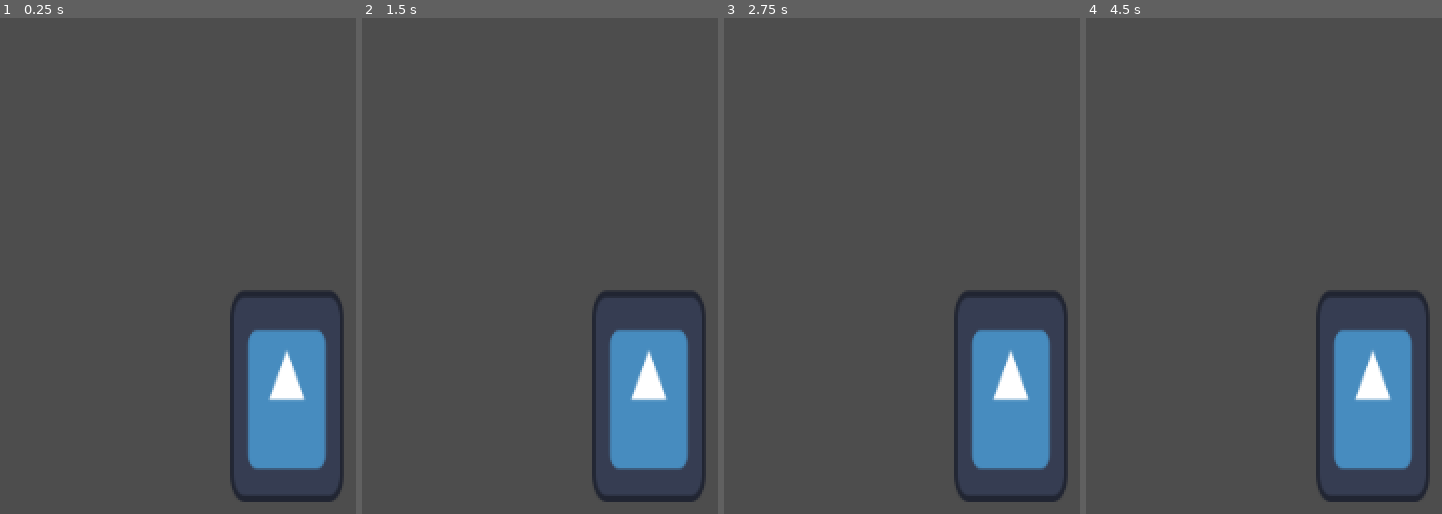
Above: before the commit, frames 1-4 (left to right).
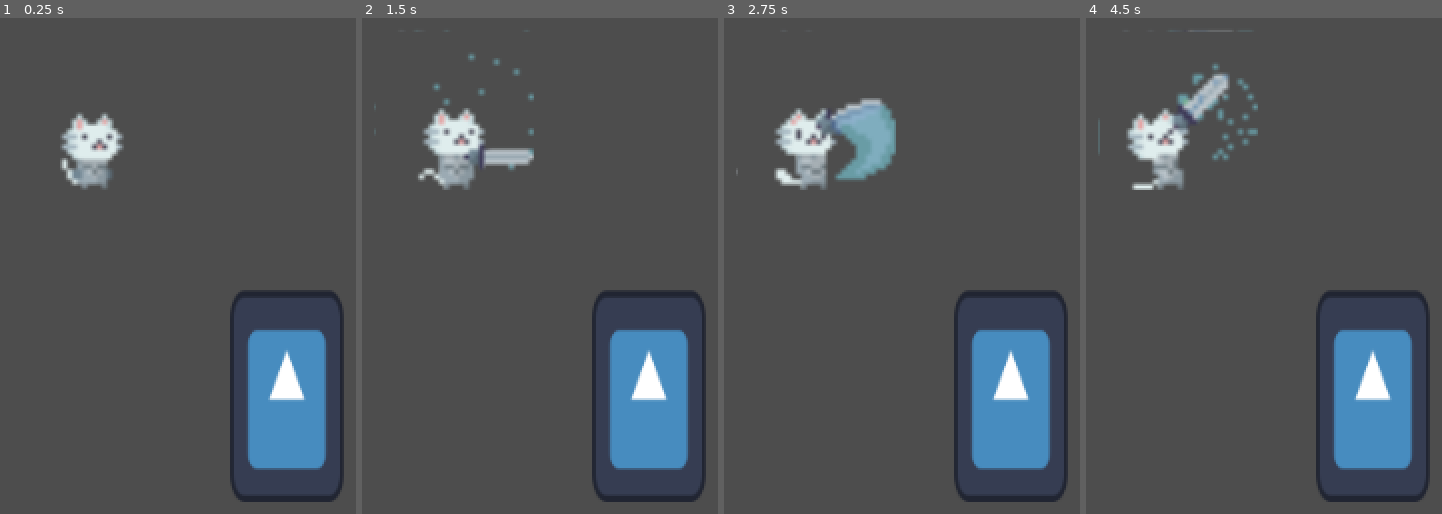
Above: after the commit, the same moments.

Repository: Sleeping-Robot-Games/Cats-Squared-Up
Game: Godot game, scene res://scenes/game.tscn
The game is run twice, just before and just after one commit, with the same random seed, the same clock (stepped at 60 frames per second) and the same inputs. The engine's default icon, where the game draws it, is replaced by a stand-in: a white triangle on a blue panel in a dark square.
Inputs:
- Up to frame 1 (0.25 s): no input
- Up to frame 2 (1.5 s): tap Enter at 0.5 s; tap L (punch, bound only after the commit) at 0.6, 1.35 s; hold S (down, bound only after the commit) from 1.28 s (still down)
- Up to frame 3 (2.75 s): release S (down, bound only after the commit) at 2.03 s; tap L (punch, bound only after the commit) at 2.1 s
- Up to frame 4 (4.5 s): tap L (punch, bound only after the commit) at 2.85, 3.6, 4.35 s; hold S (down, bound only after the commit) from 3.53 s (still down)

The runs differ from the first frame. In frame 1, 1.9% of the frame differs, in the area x 16-35%, y 18-35%; in frame 2, 2.8%; in frame 3, 4.2%, in the area x 3-49%, y 16-35%; in frame 4, 3.3%.

Commit message:
demo character scaffold

Diff:
--- a/project.godot
+++ b/project.godot
@@ -15,11 +15,65 @@
 config/features=PackedStringArray("4.0", "GL Compatibility")
 config/icon="res://icon.svg"
 
+[autoload]
+
+m="*res://scripts/move_sets.gd"
+
 [display]
 
 window/size/viewport_width=960
 window/size/viewport_height=540
 
+[importer_defaults]
+
+texture={
+"compress/channel_pack": 0,
+"compress/hdr_compression": 1,
+"compress/high_quality": false,
+"compress/lossy_quality": 0.7,
+"compress/mode": 0,
+"compress/normal_map": 0,
+"detect_3d/compress_to": 1,
+"mipmaps/generate": false,
+"mipmaps/limit": -1,
+"process/fix_alpha_border": true,
+"process/hdr_as_srgb": false,
+"process/hdr_clamp_exposure": false,
+"process/normal_map_invert_y": false,
+"process/premult_alpha": false,
+"process/size_limit": 0,
+"roughness/mode": 0,
+"roughness/src_normal": ""
+}
+
+[input]
+
+up={
+"deadzone": 0.5,
+"events": [null, Object(InputEventKey,"resource_local_to_scene":false,"resource_name":"","device":0,"window_id":0,"alt_pressed":false,"shift_pressed":false,"ctrl_pressed":false,"meta_pressed":false,"pressed":false,"keycode":0,"physical_keycode":87,"key_label":0,"unicode":0,"echo":false,"script":null)
+]
+}
+down={
+"deadzone": 0.5,
+"events": [Object(InputEventKey,"resource_local_to_scene":false,"resource_name":"","device":0,"window_id":0,"alt_pressed":false,"shift_pressed":false,"ctrl_pressed":false,"meta_pressed":false,"pressed":false,"keycode":0,"physical_keycode":83,"key_label":0,"unicode":0,"echo":false,"script":null)
+]
+}
+left={
+"deadzone": 0.5,
+"events": [Object(InputEventKey,"resource_local_to_scene":false,"resource_name":"","device":0,"window_id":0,"alt_pressed":false,"shift_pressed":false,"ctrl_pressed":false,"meta_pressed":false,"pressed":false,"keycode":0,"physical_keycode":65,"key_label":0,"unicode":0,"echo":false,"script":null)
+]
+}
+right={
+"deadzone": 0.5,
+"events": [Object(InputEventKey,"resource_local_to_scene":false,"resource_name":"","device":0,"window_id":0,"alt_pressed":false,"shift_pressed":false,"ctrl_pressed":false,"meta_pressed":false,"pressed":false,"keycode":0,"physical_keycode":68,"key_label":0,"unicode":0,"echo":false,"script":null)
+]
+}
+punch={
+"deadzone": 0.5,
+"events": [Object(InputEventKey,"resource_local_to_scene":false,"resource_name":"","device":0,"window_id":0,"alt_pressed":false,"shift_pressed":false,"ctrl_pressed":false,"meta_pressed":false,"pressed":false,"keycode":0,"physical_keycode":76,"key_label":0,"unicode":0,"echo":false,"script":null)
+]
+}
+
 [rendering]
 
 renderer/rendering_method="gl_compatibility"
--- a/scenes/game.tscn
+++ b/scenes/game.tscn
@@ -1,8 +1,13 @@
-[gd_scene load_steps=2 format=3 uid="uid://cxycrmlc2si5"]
+[gd_scene load_steps=3 format=3 uid="uid://cxycrmlc2si5"]
 
+[ext_resource type="PackedScene" uid="uid://d00gn2tfiviml" path="res://scenes/meow_knight.tscn" id="1_j211g"]
 [ext_resource type="PackedScene" uid="uid://bl3p34ygy8w5w" path="res://scenes/player.tscn" id="1_y2vc3"]
 
 [node name="Game" type="Node2D"]
 
 [node name="Player" parent="." instance=ExtResource("1_y2vc3")]
 position = Vector2(229, 411)
+
+[node name="MeowKnight" parent="." instance=ExtResource("1_j211g")]
+position = Vector2(107, 239)
+scale = Vector2(3, 3)
--- /dev/null
+++ b/scenes/meow_knight.tscn
@@ -0,0 +1,385 @@
+[gd_scene load_steps=25 format=3 uid="uid://d00gn2tfiviml"]
+
+[ext_resource type="Script" path="res://scripts/player.gd" id="1_cv5f2"]
+[ext_resource type="Texture2D" uid="uid://b5u8etl8yoxd1" path="res://assets/meow_knight/meow_knight.png" id="1_cyb24"]
+
+[sub_resource type="RectangleShape2D" id="RectangleShape2D_rqfxp"]
+size = Vector2(19, 19)
+
+[sub_resource type="RectangleShape2D" id="RectangleShape2D_b43tg"]
+size = Vector2(12, 16)
+
+[sub_resource type="Animation" id="Animation_h03f4"]
+length = 0.001
+tracks/0/type = "value"
+tracks/0/imported = false
+tracks/0/enabled = true
+tracks/0/path = NodePath("Area2D/HitCollider:disabled")
+tracks/0/interp = 1
+tracks/0/loop_wrap = true
+tracks/0/keys = {
+"times": PackedFloat32Array(0),
+"transitions": PackedFloat32Array(1),
+"update": 1,
+"values": [false]
+}
+tracks/1/type = "value"
+tracks/1/imported = false
+tracks/1/enabled = true
+tracks/1/path = NodePath("Area2D/HitCollider:visible")
+tracks/1/interp = 1
+tracks/1/loop_wrap = true
+tracks/1/keys = {
+"times": PackedFloat32Array(0),
+"transitions": PackedFloat32Array(1),
+"update": 1,
+"values": [true]
+}
+tracks/2/type = "value"
+tracks/2/imported = false
+tracks/2/enabled = true
+tracks/2/path = NodePath("Area2D/HitCollider:position")
+tracks/2/interp = 1
+tracks/2/loop_wrap = true
+tracks/2/keys = {
+"times": PackedFloat32Array(0),
+"transitions": PackedFloat32Array(1),
+"update": 0,
+"values": [Vector2(10, 8)]
+}
+tracks/3/type = "value"
+tracks/3/imported = false
+tracks/3/enabled = true
+tracks/3/path = NodePath("Area2D/HitCollider:shape:size")
+tracks/3/interp = 1
+tracks/3/loop_wrap = true
+tracks/3/keys = {
+"times": PackedFloat32Array(0),
+"transitions": PackedFloat32Array(1),
+"update": 0,
+"values": [Vector2(19, 19)]
+}
+tracks/4/type = "value"
+tracks/4/imported = false
+tracks/4/enabled = true
+tracks/4/path = NodePath("Area2D/HitCollider:rotation")
+tracks/4/interp = 1
+tracks/4/loop_wrap = true
+tracks/4/keys = {
+"times": PackedFloat32Array(0),
+"transitions": PackedFloat32Array(1),
+"update": 0,
+"values": [0.0]
+}
+
+[sub_resource type="Animation" id="Animation_dmu63"]
+resource_name = "crouch"
+length = 0.20001
+loop_mode = 1
+tracks/0/type = "value"
+tracks/0/imported = false
+tracks/0/enabled = true
+tracks/0/path = NodePath("Sprite:frame")
+tracks/0/interp = 1
+tracks/0/loop_wrap = true
+tracks/0/keys = {
+"times": PackedFloat32Array(0),
+"transitions": PackedFloat32Array(1),
+"update": 1,
+"values": [5]
+}
+tracks/1/type = "value"
+tracks/1/imported = false
+tracks/1/enabled = true
+tracks/1/path = NodePath("Area2D/HitCollider:disabled")
+tracks/1/interp = 1
+tracks/1/loop_wrap = true
+tracks/1/keys = {
+"times": PackedFloat32Array(0),
+"transitions": PackedFloat32Array(1),
+"update": 1,
+"values": [true]
+}
+tracks/2/type = "value"
+tracks/2/imported = false
+tracks/2/enabled = true
+tracks/2/path = NodePath("Area2D/HitCollider:visible")
+tracks/2/interp = 1
+tracks/2/loop_wrap = true
+tracks/2/keys = {
+"times": PackedFloat32Array(0),
+"transitions": PackedFloat32Array(1),
+"update": 1,
+"values": [false]
+}
+
+[sub_resource type="Animation" id="Animation_txvl7"]
+resource_name = "crouch_punch"
+length = 0.80001
+loop_mode = 1
+tracks/0/type = "value"
+tracks/0/imported = false
+tracks/0/enabled = true
+tracks/0/path = NodePath("Sprite:frame")
+tracks/0/interp = 1
+tracks/0/loop_wrap = true
+tracks/0/keys = {
+"times": PackedFloat32Array(0, 0.2, 0.4, 0.6),
+"transitions": PackedFloat32Array(1, 1, 1, 1),
+"update": 1,
+"values": [12, 13, 14, 15]
+}
+tracks/1/type = "value"
+tracks/1/imported = false
+tracks/1/enabled = true
+tracks/1/path = NodePath("Area2D/HitCollider:disabled")
+tracks/1/interp = 1
+tracks/1/loop_wrap = true
+tracks/1/keys = {
+"times": PackedFloat32Array(0, 0.2, 0.4, 0.6),
+"transitions": PackedFloat32Array(1, 1, 1, 1),
+"update": 1,
+"values": [true, false, false, true]
+}
+tracks/2/type = "value"
+tracks/2/imported = false
+tracks/2/enabled = true
+tracks/2/path = NodePath("Area2D/HitCollider:visible")
+tracks/2/interp = 1
+tracks/2/loop_wrap = true
+tracks/2/keys = {
+"times": PackedFloat32Array(0, 0.2, 0.4, 0.6),
+"transitions": PackedFloat32Array(1, 1, 1, 1),
+"update": 1,
+"values": [false, true, true, false]
+}
+tracks/3/type = "value"
+tracks/3/imported = false
+tracks/3/enabled = true
+tracks/3/path = NodePath("Area2D/HitCollider:position")
+tracks/3/interp = 1
+tracks/3/loop_wrap = true
+tracks/3/keys = {
+"times": PackedFloat32Array(0, 0.2, 0.4, 0.6),
+"transitions": PackedFloat32Array(1, 1, 1, 1),
+"update": 1,
+"values": [Vector2(5, 8), Vector2(9.5, 5.5), Vector2(6.5, -3.5), Vector2(6, 14)]
+}
+tracks/4/type = "value"
+tracks/4/imported = false
+tracks/4/enabled = true
+tracks/4/path = NodePath("Area2D/HitCollider:shape:size")
+tracks/4/interp = 1
+tracks/4/loop_wrap = true
+tracks/4/keys = {
+"times": PackedFloat32Array(0, 0.2, 0.4, 0.6),
+"transitions": PackedFloat32Array(1, 1, 1, 1),
+"update": 1,
+"values": [Vector2(19, 19), Vector2(13, 16), Vector2(10, 4.5), Vector2(9, 4)]
+}
+tracks/5/type = "value"
+tracks/5/imported = false
+tracks/5/enabled = true
+tracks/5/path = NodePath("Area2D/HitCollider:rotation")
+tracks/5/interp = 1
+tracks/5/loop_wrap = true
+tracks/5/keys = {
+"times": PackedFloat32Array(0, 0.4, 0.6),
+"transitions": PackedFloat32Array(1, 1, 1),
+"update": 1,
+"values": [0.0, 2.44346, 0.0]
+}
+
+[sub_resource type="Animation" id="Animation_4flrc"]
+resource_name = "idle"
+length = 1.20001
+loop_mode = 1
+tracks/0/type = "value"
+tracks/0/imported = false
+tracks/0/enabled = true
+tracks/0/path = NodePath("Sprite:frame")
+tracks/0/interp = 1
+tracks/0/loop_wrap = true
+tracks/0/keys = {
+"times": PackedFloat32Array(0, 0.2, 0.4, 0.6, 0.8, 1),
+"transitions": PackedFloat32Array(1, 1, 1, 1, 1, 1),
+"update": 1,
+"values": [0, 1, 2, 3, 4, 5]
+}
+tracks/1/type = "value"
+tracks/1/imported = false
+tracks/1/enabled = true
+tracks/1/path = NodePath("Area2D/HitCollider:disabled")
+tracks/1/interp = 1
+tracks/1/loop_wrap = true
+tracks/1/keys = {
+"times": PackedFloat32Array(0),
+"transitions": PackedFloat32Array(1),
+"update": 1,
+"values": [true]
+}
+tracks/2/type = "value"
+tracks/2/imported = false
+tracks/2/enabled = true
+tracks/2/path = NodePath("Area2D/HitCollider:visible")
+tracks/2/interp = 1
+tracks/2/loop_wrap = true
+tracks/2/keys = {
+"times": PackedFloat32Array(0),
+"transitions": PackedFloat32Array(1),
+"update": 1,
+"values": [false]
+}
+
+[sub_resource type="Animation" id="Animation_blyf4"]
+resource_name = "straight_punch"
+length = 0.80001
+loop_mode = 1
+tracks/0/type = "value"
+tracks/0/imported = false
+tracks/0/enabled = true
+tracks/0/path = NodePath("Sprite:frame")
+tracks/0/interp = 1
+tracks/0/loop_wrap = true
+tracks/0/keys = {
+"times": PackedFloat32Array(0, 0.2, 0.4, 0.6),
+"transitions": PackedFloat32Array(1, 1, 1, 1),
+"update": 1,
+"values": [6, 7, 8, 9]
+}
+tracks/1/type = "value"
+tracks/1/imported = false
+tracks/1/enabled = true
+tracks/1/path = NodePath("Area2D/HitCollider:disabled")
+tracks/1/interp = 1
+tracks/1/loop_wrap = true
+tracks/1/keys = {
+"times": PackedFloat32Array(0, 0.2, 0.4, 0.6),
+"transitions": PackedFloat32Array(1, 1, 1, 1),
+"update": 1,
+"values": [true, false, false, true]
+}
+tracks/2/type = "value"
+tracks/2/imported = false
+tracks/2/enabled = true
+tracks/2/path = NodePath("Area2D/HitCollider:visible")
+tracks/2/interp = 1
+tracks/2/loop_wrap = true
+tracks/2/keys = {
+"times": PackedFloat32Array(0, 0.2, 0.4, 0.6),
+"transitions": PackedFloat32Array(1, 1, 1, 1),
+"update": 1,
+"values": [false, true, true, false]
+}
+tracks/3/type = "value"
+tracks/3/imported = false
+tracks/3/enabled = true
+tracks/3/path = NodePath("Area2D/HitCollider:position")
+tracks/3/interp = 1
+tracks/3/loop_wrap = true
+tracks/3/keys = {
+"times": PackedFloat32Array(0, 0.2, 0.4, 0.6),
+"transitions": PackedFloat32Array(1, 1, 1, 1),
+"update": 1,
+"values": [Vector2(5, 8), Vector2(6.5, 5.5), Vector2(6, 14), Vector2(6, 14)]
+}
+tracks/4/type = "value"
+tracks/4/imported = false
+tracks/4/enabled = true
+tracks/4/path = NodePath("Area2D/HitCollider:shape:size")
+tracks/4/interp = 1
+tracks/4/loop_wrap = true
+tracks/4/keys = {
+"times": PackedFloat32Array(0, 0.2, 0.4, 0.6),
+"transitions": PackedFloat32Array(1, 1, 1, 1),
+"update": 1,
+"values": [Vector2(19, 19), Vector2(19, 19), Vector2(19, 4), Vector2(9, 4)]
+}
+
+[sub_resource type="AnimationLibrary" id="AnimationLibrary_xvqv0"]
+_data = {
+"RESET": SubResource("Animation_h03f4"),
+"crouch": SubResource("Animation_dmu63"),
+"crouch_punch": SubResource("Animation_txvl7"),
+"idle": SubResource("Animation_4flrc"),
+"straight_punch": SubResource("Animation_blyf4")
+}
+
+[sub_resource type="AnimationNodeAnimation" id="AnimationNodeAnimation_fhwal"]
+animation = &"crouch"
+
+[sub_resource type="AnimationNodeAnimation" id="AnimationNodeAnimation_g3auo"]
+animation = &"crouch_punch"
+
+[sub_resource type="AnimationNodeAnimation" id="AnimationNodeAnimation_6smx7"]
+animation = &"idle"
+
+[sub_resource type="AnimationNodeAnimation" id="AnimationNodeAnimation_1jpap"]
+animation = &"punch"
+
+[sub_resource type="AnimationNodeStateMachineTransition" id="AnimationNodeStateMachineTransition_eabq1"]
+
+[sub_resource type="AnimationNodeStateMachineTransition" id="AnimationNodeStateMachineTransition_s34s3"]
+switch_mode = 2
+advance_mode = 2
+
+[sub_resource type="AnimationNodeStateMachineTransition" id="AnimationNodeStateMachineTransition_820kq"]
+
+[sub_resource type="AnimationNodeStateMachineTransition" id="AnimationNodeStateMachineTransition_iuemm"]
+
+[sub_resource type="AnimationNodeStateMachineTransition" id="AnimationNodeStateMachineTransition_nd04k"]
+
+[sub_resource type="AnimationNodeStateMachineTransition" id="AnimationNodeStateMachineTransition_tpitu"]
+switch_mode = 2
+advance_mode = 2
+
+[sub_resource type="AnimationNodeStateMachineTransition" id="AnimationNodeStateMachineTransition_merjj"]
+switch_mode = 2
+advance_mode = 2
+
+[sub_resource type="AnimationNodeStateMachineTransition" id="AnimationNodeStateMachineTransition_qmwty"]
+advance_mode = 2
+
+[sub_resource type="AnimationNodeStateMachine" id="AnimationNodeStateMachine_dbt0a"]
+states/Start/position = Vector2(203, 100)
+states/crouch/node = SubResource("AnimationNodeAnimation_fhwal")
+states/crouch/position = Vector2(436, 196)
+states/crouch_punch/node = SubResource("AnimationNodeAnimation_g3auo")
+states/crouch_punch/position = Vector2(658, 196)
+states/idle/node = SubResource("AnimationNodeAnimation_6smx7")
+states/idle/position = Vector2(436, 100)
+states/straight_punch/node = SubResource("AnimationNodeAnimation_1jpap")
+states/straight_punch/position = Vector2(658, 100)
+transitions = ["idle", "straight_punch", SubResource("AnimationNodeStateMachineTransition_eabq1"), "straight_punch", "idle", SubResource("AnimationNodeStateMachineTransition_s34s3"), "idle", "crouch", SubResource("AnimationNodeStateMachineTransition_820kq"), "crouch", "idle", SubResource("AnimationNodeStateMachineTransition_iuemm"), "crouch", "crouch_punch", SubResource("AnimationNodeStateMachineTransition_nd04k"), "crouch_punch", "crouch", SubResource("AnimationNodeStateMachineTransition_tpitu"), "crouch_punch", "idle", SubResource("AnimationNodeStateMachineTransition_merjj"), "Start", "idle", SubResource("AnimationNodeStateMachineTransition_qmwty")]
+
+[sub_resource type="AnimationNodeStateMachinePlayback" id="AnimationNodeStateMachinePlayback_0xhtv"]
+
+[node name="MeowKnight" type="CharacterBody2D"]
+script = ExtResource("1_cv5f2")
+
+[node name="Area2D" type="Area2D" parent="."]
+
+[node name="HitCollider" type="CollisionShape2D" parent="Area2D"]
+position = Vector2(10, 8)
+shape = SubResource("RectangleShape2D_rqfxp")
+
+[node name="BodyCollider" type="CollisionShape2D" parent="."]
+position = Vector2(0, 8)
+shape = SubResource("RectangleShape2D_b43tg")
+
+[node name="Sprite" type="Sprite2D" parent="."]
+texture = ExtResource("1_cyb24")
+hframes = 6
+vframes = 3
+frame = 5
+
+[node name="AnimationPlayer" type="AnimationPlayer" parent="."]
+libraries = {
+"": SubResource("AnimationLibrary_xvqv0")
+}
+
+[node name="AnimationTree" type="AnimationTree" parent="."]
+tree_root = SubResource("AnimationNodeStateMachine_dbt0a")
+anim_player = NodePath("../AnimationPlayer")
+active = true
+parameters/playback = SubResource("AnimationNodeStateMachinePlayback_0xhtv")
--- /dev/null
+++ b/scripts/move_sets.gd
@@ -0,0 +1,14 @@
+extends Node
+
+var commonMoves = {
+	"punch" : "punch"
+}
+
+var meowKnightMoves: Dictionary = {
+	"debug" : "debug"
+}
+
+var moves: Dictionary = {
+	"Common" : commonMoves,
+	"MeowKnight" : meowKnightMoves
+}
--- /dev/null
+++ b/scripts/player.gd
@@ -0,0 +1,46 @@
+extends CharacterBody2D
+
+var input_window: float = 0.2
+var time: float = input_window
+var is_crouching: bool = false
+var input_buffer: Array = []
+
+@onready var anim_tree = $AnimationTree.get("parameters/playback")
+
+var commonMoves: Dictionary = m.moves["Common"]
+
+func _input(event):
+	if event is InputEventKey:
+		# if input made, only signal it once
+		if event.pressed and not event.echo:
+			var keycode = OS.get_keycode_string(event.keycode)
+			# ensure valid key
+			if "WASDL".find(keycode) >= 0:
+				time = input_window
+				input_buffer.append(keycode)
+				return
+
+func _process(delta):
+	if(input_buffer.size() > 0):
+		time -= delta
+		if(time < 0):
+			attempt_combo(input_buffer)
+			time = input_window
+			input_buffer.clear()
+			return
+
+	if(Input.is_action_pressed("down")):
+		anim_tree.travel("crouch")
+		is_crouching = true
+		return
+	else:
+		anim_tree.travel("idle")
+		is_crouching = false
+		return
+
+func attempt_combo(combo: Array = []):
+	if(combo.has("L")):
+		if is_crouching:
+			anim_tree.travel("straight_punch")
+		else:
+			anim_tree.travel("crouch_punch")
Binary file added: assets/meow_knight/meow_knight.png
Not shown, added: assets/meow_knight/meow_knight.png.import
